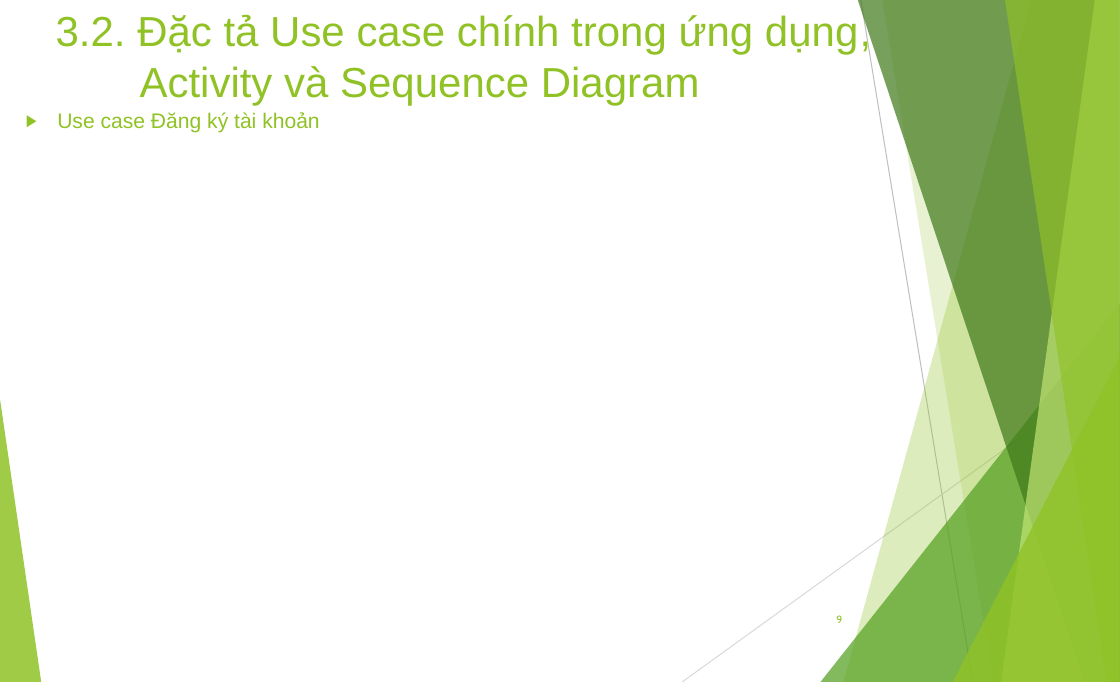
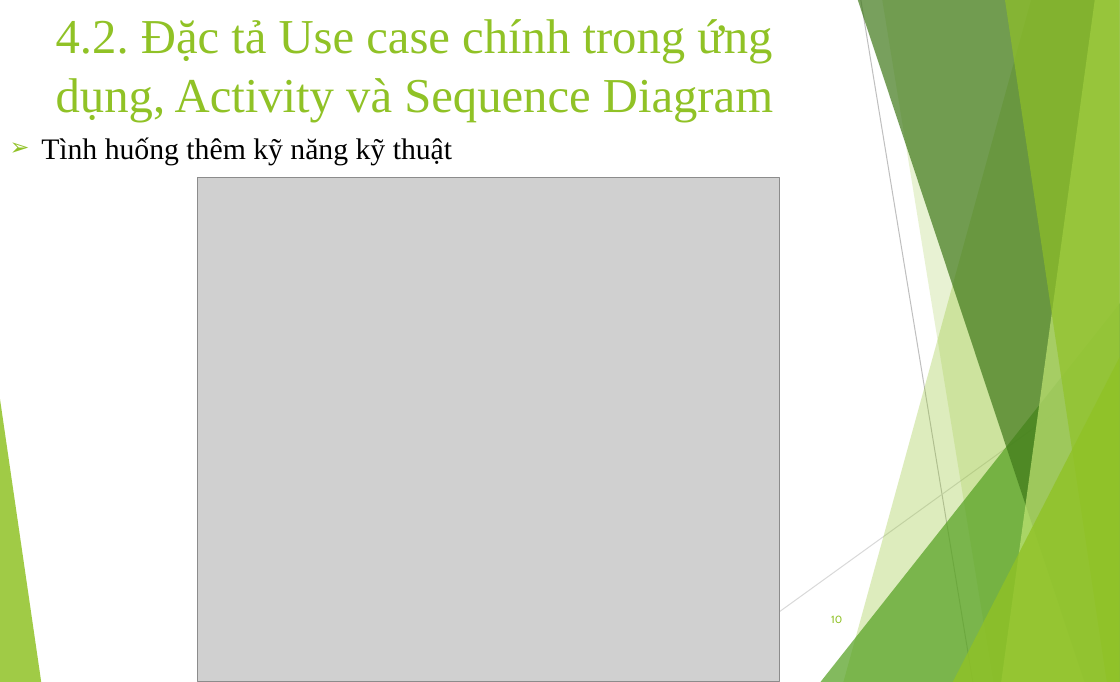
Before and after one commit to andy3520/intern-final-doc, a slide deck: slide 10 of doc/DOANTOTNGIEP.pptx (slide 9 before the commit). Drawn at 1120x682 pixels with LibreOffice and Linux fonts; fonts in the diff are those of the drawing; grey boxes stand for pictures. Boxes give left, top, right and bottom in pixels: in the first picture for what was removed or moved away, otherwise in the second. Text is boxed around its words. In the diff, an @@ line names an element or a change of style, - is before the commit and + after.

```diff
--- a/doc/DOANTOTNGIEP.pptx
+++ b/doc/DOANTOTNGIEP.pptx
@@ title at <box>56,19,773,122</box>: text changed; size 31.1 to 36 pt; font Arial to Times New Roman @@
-3.2. Đặc tả Use case chính trong ứng dụng,
-Activity và Sequence Diagram
+4.2. Đặc tả Use case chính trong ứng dụng, Activity và Sequence Diagram
@@ text at <box>41,137,452,165</box>: text changed; size 15.5 to 22 pt; font Arial to Times New Roman; text colour #90C226 to #000000 @@
-▶ Use case Đăng ký tài khoản
+➢ Tình huống thêm kỹ năng kỹ thuật
@@ picture added at <box>198,177,779,682</box> @@
@@ page number at <box>831,615,842,623</box>: text changed @@
-9
+10
```
Also in this commit, not shown: 10 other slides changed, 13 slides added, 9 slides removed.
